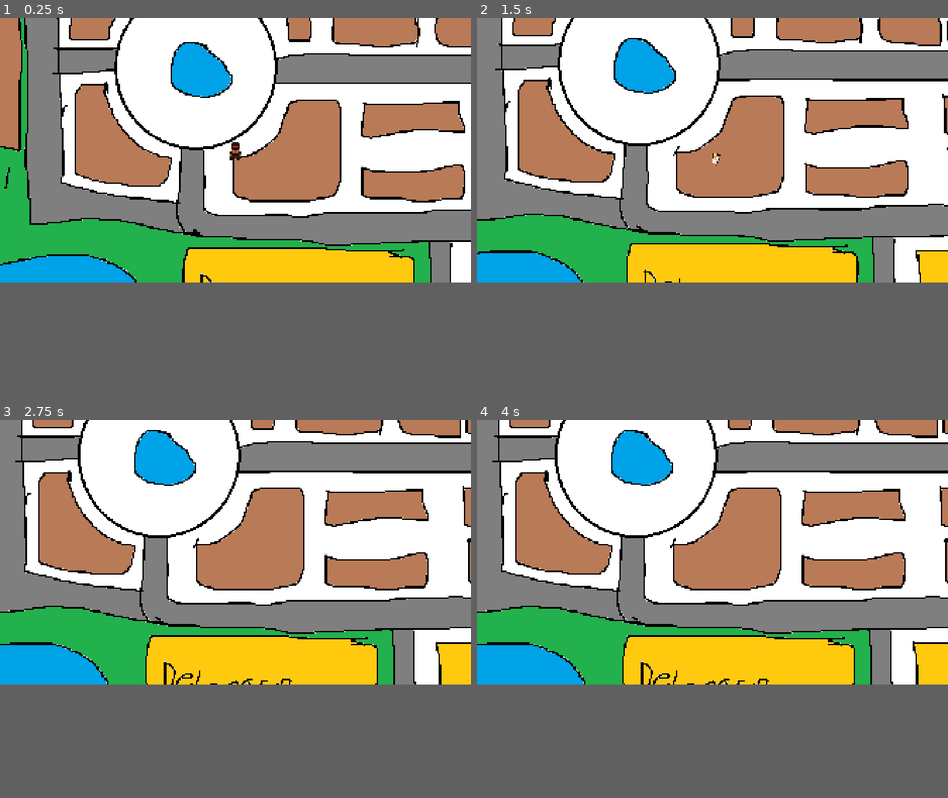
Above: before the commit, frames 1-4 (two rows, left to right).
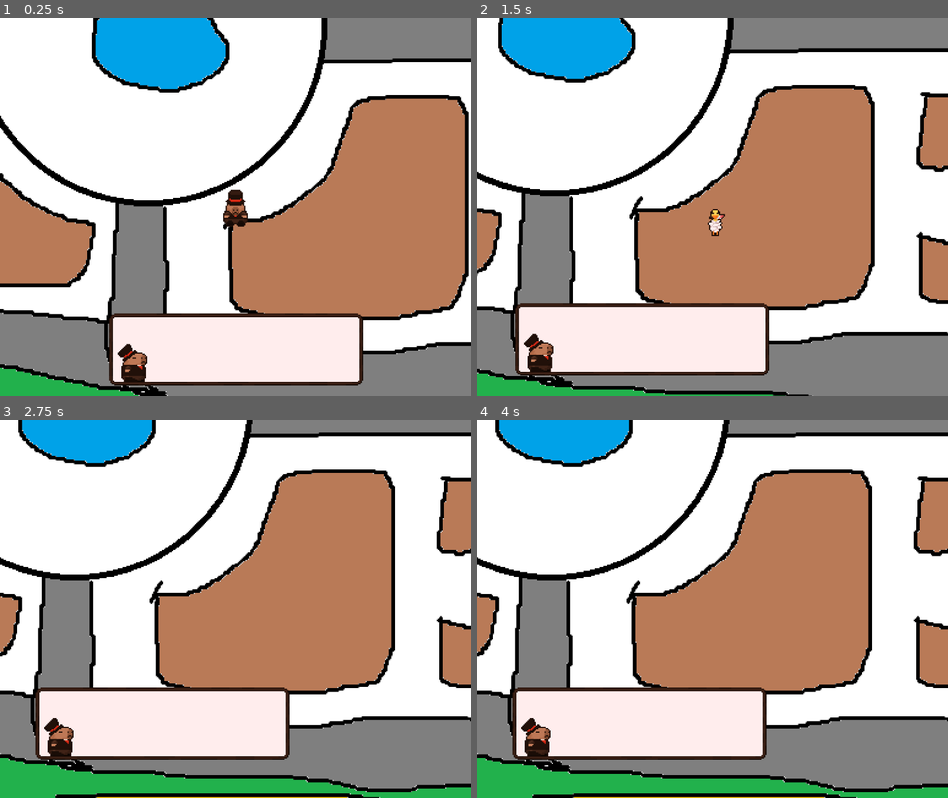
Above: after the commit, the same moments.

Repository: Lulu-caxz/game-jam-ln
Game: Godot game, scene res://scenes/jogo.tscn
Two runs of this game, one before a commit and one after it. Both use one fixed random seed, a clock stepped at 60 frames per second and the inputs below.
Inputs:
- Up to frame 1 (0.25 s): no input
- Up to frame 2 (1.5 s): tap Enter at 0.5 s; hold Right (ui_right) 0.53-1.28 s; tap 1 (1) at 0.6 s; tap 2 (2) at 0.8, 1.35 s; hold Down (ui_down) from 1.28 s (still down)
- Up to frame 3 (2.75 s): tap 3 (3) at 1.55, 2.1 s; release Down (ui_down) at 2.03 s; hold Right (ui_right) from 2.03 s (still down); tap 1 (1) at 2.3 s
- Up to frame 4 (4 s): tap Space at 2.75 s; release Right (ui_right) at 2.78 s; hold Up (ui_up) 2.78-3.53 s; tap 1 (1) at 2.85 s; tap 2 (2) at 3.05, 3.6 s; tap Enter at 3.5 s; hold Left (ui_left) from 3.53 s (still down); tap 3 (3) at 3.8 s
The window is 800x450 before the commit and 800x643 after it. Grey fills any space a smaller window leaves; there, only what the larger window draws over its background counts as a difference.

The runs differ from the first frame. In frame 1, 69% of the frame differs, in the area x 0-100%, y 0-100%; in frame 2, 72%; in frame 3, 71%; in frame 4, 71%.
Error before the commit: Cannot call method 'show' on a null value. (res://scripts/player.gd:26)
Error after the commit: Invalid access to property or key 'Pato' on a base object of type 'Dictionary'. (res://scripts/caixa_dialogo.gd:22)

Commit message:
caixa de dialogo inicial

Diff:
--- a/project.godot
+++ b/project.godot
@@ -21,8 +21,8 @@
 
 [display]
 
-window/size/viewport_width=1920
-window/size/viewport_height=1080
+window/size/viewport_width=384
+window/size/viewport_height=309
 window/size/mode=4
 window/stretch/mode="canvas_items"
 window/stretch/aspect="expand"
--- /dev/null
+++ b/scenes/caixa_dialogo.tscn
@@ -0,0 +1,33 @@
+[gd_scene format=3 uid="uid://b07ah7vwnas0o"]
+
+[ext_resource type="Texture2D" uid="uid://c46mha5xi0byt" path="res://sprites/CaixaDialogoSheet.png" id="1_gdc72"]
+[ext_resource type="Script" uid="uid://njqbp022fcc7" path="res://scripts/caixa_dialogo.gd" id="1_red54"]
+
+[node name="CaixaDialogo" type="Control" unique_id=1630927294]
+z_index = 10
+layout_mode = 3
+anchors_preset = 0
+script = ExtResource("1_red54")
+
+[node name="NinePatchRect" type="NinePatchRect" parent="." unique_id=1413159459]
+layout_mode = 0
+offset_left = -103.0
+offset_top = 87.0
+offset_right = 104.0
+offset_bottom = 146.0
+texture = ExtResource("1_gdc72")
+region_rect = Rect2(0, 0, 48, 48)
+patch_margin_left = 4
+patch_margin_top = 4
+patch_margin_right = 4
+patch_margin_bottom = 4
+
+[node name="Player" type="Sprite2D" parent="." unique_id=1262303699]
+position = Vector2(-84, 127)
+
+[node name="Npc" type="Sprite2D" parent="." unique_id=1244208906]
+position = Vector2(85, 127)
+flip_h = true
+
+[node name="Camera2D" type="Camera2D" parent="." unique_id=748360917]
+enabled = false
--- a/scenes/jogo.tscn
+++ b/scenes/jogo.tscn
@@ -1,10 +1,13 @@
 [gd_scene format=3 uid="uid://b3f1vydebqnhb"]
 
+[ext_resource type="PackedScene" uid="uid://b07ah7vwnas0o" path="res://scenes/caixa_dialogo.tscn" id="1_k05ng"]
 [ext_resource type="PackedScene" uid="uid://c8tfog1w6sb3i" path="res://scenes/mapa.tscn" id="1_sq8yp"]
 [ext_resource type="PackedScene" uid="uid://gmp0jsw3nssa" path="res://scenes/player.tscn" id="2_1b3iq"]
 [ext_resource type="AudioStream" uid="uid://dcm35x4knjw7t" path="res://sounds/MusicaBaseJogo.mp3" id="3_1b3iq"]
 
 [node name="Jogo" type="Node2D" unique_id=748497634]
+
+[node name="CaixaDialogo" parent="." unique_id=1642679731 instance=ExtResource("1_k05ng")]
 
 [node name="Mapa" parent="." unique_id=1891813993 instance=ExtResource("1_sq8yp")]
 
--- a/scenes/mapa.tscn
+++ b/scenes/mapa.tscn
@@ -5,5 +5,4 @@
 [node name="Mapa" type="Node2D" unique_id=1891813993]
 
 [node name="Sprite2D" type="Sprite2D" parent="." unique_id=51235760]
-scale = Vector2(2.275, 2.275)
 texture = ExtResource("1_ekubr")
--- a/scenes/player.tscn
+++ b/scenes/player.tscn
@@ -1,90 +1,90 @@
 [gd_scene format=3 uid="uid://gmp0jsw3nssa"]
 
 [ext_resource type="Script" uid="uid://cdidvfku40v22" path="res://scripts/player.gd" id="1_g2els"]
-[ext_resource type="Texture2D" uid="uid://bch72wbree8ao" path="res://sprites/Capy_Talista.png" id="2_g2els"]
-[ext_resource type="Texture2D" uid="uid://c7jodccsiu7v2" path="res://sprites/PsicoPatoSheet.png" id="3_qhqgy"]
+[ext_resource type="Texture2D" uid="uid://bch72wbree8ao" path="res://sprites/Sheet/Capy_Talista.png" id="2_qhqgy"]
+[ext_resource type="Texture2D" uid="uid://c7jodccsiu7v2" path="res://sprites/Sheet/PsicoPatoSheet.png" id="3_qhqgy"]
 
 [sub_resource type="RectangleShape2D" id="RectangleShape2D_26022"]
 size = Vector2(18.661259, 23.529411)
 
 [sub_resource type="AtlasTexture" id="AtlasTexture_g2els"]
-atlas = ExtResource("2_g2els")
+atlas = ExtResource("2_qhqgy")
 region = Rect2(64, 32, 32, 32)
 
 [sub_resource type="AtlasTexture" id="AtlasTexture_qhqgy"]
-atlas = ExtResource("2_g2els")
+atlas = ExtResource("2_qhqgy")
 region = Rect2(0, 128, 32, 32)
 
 [sub_resource type="AtlasTexture" id="AtlasTexture_dqkch"]
-atlas = ExtResource("2_g2els")
+atlas = ExtResource("2_qhqgy")
 region = Rect2(32, 128, 32, 32)
 
 [sub_resource type="AtlasTexture" id="AtlasTexture_qlg0r"]
-atlas = ExtResource("2_g2els")
+atlas = ExtResource("2_qhqgy")
 region = Rect2(64, 128, 32, 32)
 
 [sub_resource type="AtlasTexture" id="AtlasTexture_tuyoq"]
-atlas = ExtResource("2_g2els")
+atlas = ExtResource("2_qhqgy")
 region = Rect2(96, 128, 32, 32)
 
 [sub_resource type="AtlasTexture" id="AtlasTexture_fjrip"]
-atlas = ExtResource("2_g2els")
+atlas = ExtResource("2_qhqgy")
 region = Rect2(96, 32, 32, 32)
 
 [sub_resource type="AtlasTexture" id="AtlasTexture_smehm"]
-atlas = ExtResource("2_g2els")
+atlas = ExtResource("2_qhqgy")
 region = Rect2(0, 160, 32, 32)
 
 [sub_resource type="AtlasTexture" id="AtlasTexture_ur7pv"]
-atlas = ExtResource("2_g2els")
+atlas = ExtResource("2_qhqgy")
 region = Rect2(32, 160, 32, 32)
 
 [sub_resource type="AtlasTexture" id="AtlasTexture_y4r1p"]
-atlas = ExtResource("2_g2els")
+atlas = ExtResource("2_qhqgy")
 region = Rect2(64, 160, 32, 32)
 
 [sub_resource type="AtlasTexture" id="AtlasTexture_d2wvv"]
-atlas = ExtResource("2_g2els")
+atlas = ExtResource("2_qhqgy")
 region = Rect2(96, 160, 32, 32)
 
 [sub_resource type="AtlasTexture" id="AtlasTexture_3v2ag"]
-atlas = ExtResource("2_g2els")
+atlas = ExtResource("2_qhqgy")
 region = Rect2(0, 32, 32, 32)
 
 [sub_resource type="AtlasTexture" id="AtlasTexture_jej6c"]
-atlas = ExtResource("2_g2els")
+atlas = ExtResource("2_qhqgy")
 region = Rect2(0, 64, 32, 32)
 
 [sub_resource type="AtlasTexture" id="AtlasTexture_f1ej7"]
-atlas = ExtResource("2_g2els")
+atlas = ExtResource("2_qhqgy")
 region = Rect2(32, 64, 32, 32)
 
 [sub_resource type="AtlasTexture" id="AtlasTexture_oprun"]
-atlas = ExtResource("2_g2els")
+atlas = ExtResource("2_qhqgy")
 region = Rect2(64, 64, 32, 32)
 
 [sub_resource type="AtlasTexture" id="AtlasTexture_a8ls1"]
-atlas = ExtResource("2_g2els")
+atlas = ExtResource("2_qhqgy")
 region = Rect2(96, 64, 32, 32)
 
 [sub_resource type="AtlasTexture" id="AtlasTexture_qfm1y"]
-atlas = ExtResource("2_g2els")
+atlas = ExtResource("2_qhqgy")
 region = Rect2(32, 32, 32, 32)
 
 [sub_resource type="AtlasTexture" id="AtlasTexture_fulsm"]
-atlas = ExtResource("2_g2els")
+atlas = ExtResource("2_qhqgy")
 region = Rect2(0, 96, 32, 32)
 
 [sub_resource type="AtlasTexture" id="AtlasTexture_4r5pv"]
-atlas = ExtResource("2_g2els")
+atlas = ExtResource("2_qhqgy")
 region = Rect2(32, 96, 32, 32)
 
 [sub_resource type="AtlasTexture" id="AtlasTexture_60mlk"]
-atlas = ExtResource("2_g2els")
+atlas = ExtResource("2_qhqgy")
 region = Rect2(64, 96, 32, 32)
 
 [sub_resource type="AtlasTexture" id="AtlasTexture_i4ail"]
-atlas = ExtResource("2_g2els")
+atlas = ExtResource("2_qhqgy")
 region = Rect2(96, 96, 32, 32)
 
 [sub_resource type="SpriteFrames" id="SpriteFrames_26022"]
@@ -374,7 +374,6 @@
 }]
 
 [node name="Player" type="CharacterBody2D" unique_id=1284986966]
-scale = Vector2(2.465, 2.465)
 script = ExtResource("1_g2els")
 
 [node name="CollisionShape2D" type="CollisionShape2D" parent="." unique_id=1356333279]
@@ -383,12 +382,13 @@
 
 [node name="Camera2D" type="Camera2D" parent="." unique_id=300795729]
 position_smoothing_enabled = true
+position_smoothing_speed = 7.0
 rotation_smoothing_enabled = true
 
 [node name="AnimacaoCapivara" type="AnimatedSprite2D" parent="." unique_id=294652535]
 sprite_frames = SubResource("SpriteFrames_26022")
 animation = &"esquerda_move"
-frame_progress = 0.3076247
+frame_progress = 0.3841026
 speed_scale = 1.5
 
 [node name="AnimacaoPato" type="AnimatedSprite2D" parent="." unique_id=334788191]
--- /dev/null
+++ b/scripts/caixa_dialogo.gd
@@ -0,0 +1,22 @@
+extends Control
+
+@onready var Player: Sprite2D = $Player
+@onready var Npc: Sprite2D = $Npc
+@onready var caixa: NinePatchRect = $NinePatchRect
+
+
+#pra travar a camera qnd o dialogo aparecer
+#so ativar o enabled dele
+
+
+
+func _ready() -> void:
+
+	#isso é pra apagar ele dps de um tempo pra testar
+
+	#await get_tree().create_timer(3.0).timeout
+	#queue_free()
+	pass
+
+func _process(delta: float) -> void:
+	Player.texture = load(Global.textures_dialogo[Global.sequencia_players[Global.atual]])
--- a/scripts/global.gd
+++ b/scripts/global.gd
@@ -2,3 +2,8 @@
 
 var sequencia_players = ["Capivara", "Pato", "Veado"]
 var atual = 0
+
+
+const textures_dialogo = {
+	Capivara = "res://sprites/iconDialogo/Capivara.png",
+}
--- a/scripts/player.gd
+++ b/scripts/player.gd
@@ -1,6 +1,6 @@
 extends CharacterBody2D
 
-const VELOCIDADE = 200.0
+const VELOCIDADE = 80.0
 
 const ANIMACOES_DIRECAO = {
 	Vector2.UP: "cima",
Not shown, added: scripts/caixa_dialogo.gd.uid
Binary file added: sprites/CaixaDialogoSheet.png
Not shown, added: sprites/CaixaDialogoSheet.png.import
Renamed: sprites/Capy_Talista.png -> sprites/Sheet/Capy_Talista.png
Not shown, changed: sprites/Sheet/Capy_Talista.png.import
Renamed: sprites/PsicoPatoSheet.png -> sprites/Sheet/PsicoPatoSheet.png
Not shown, changed: sprites/Sheet/PsicoPatoSheet.png.import
Binary file added: sprites/iconDialogo/Capivara.png
Not shown, added: sprites/iconDialogo/Capivara.png.import
Not shown, changed: sounds/MusicaBaseJogo.mp3
